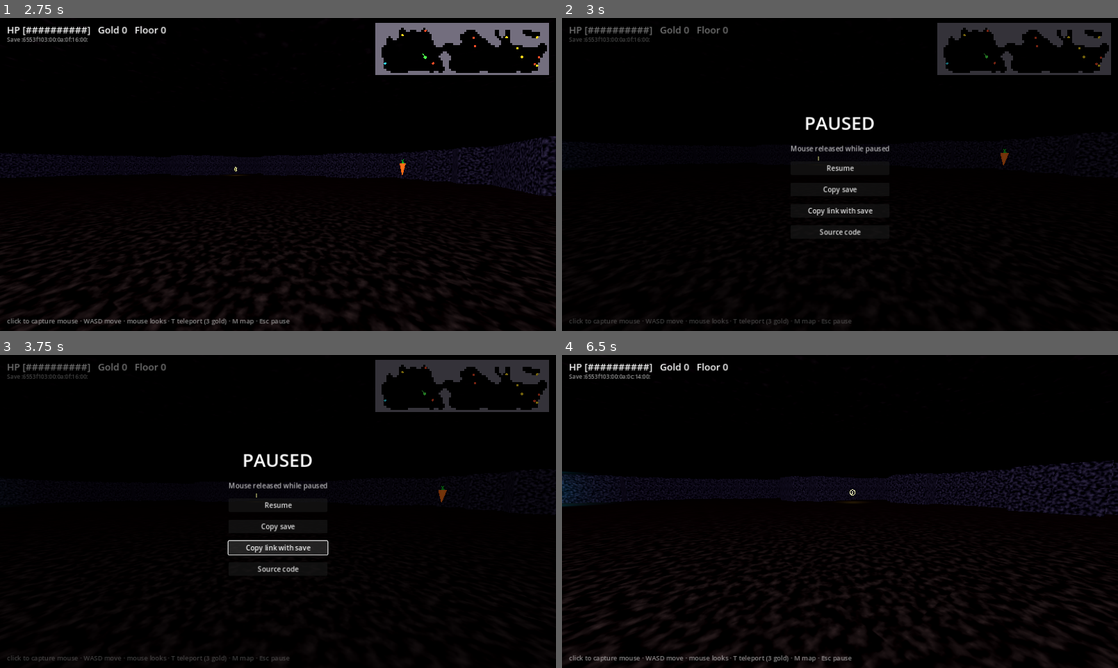
Above: before the commit, frames 1-4 (two rows, left to right).
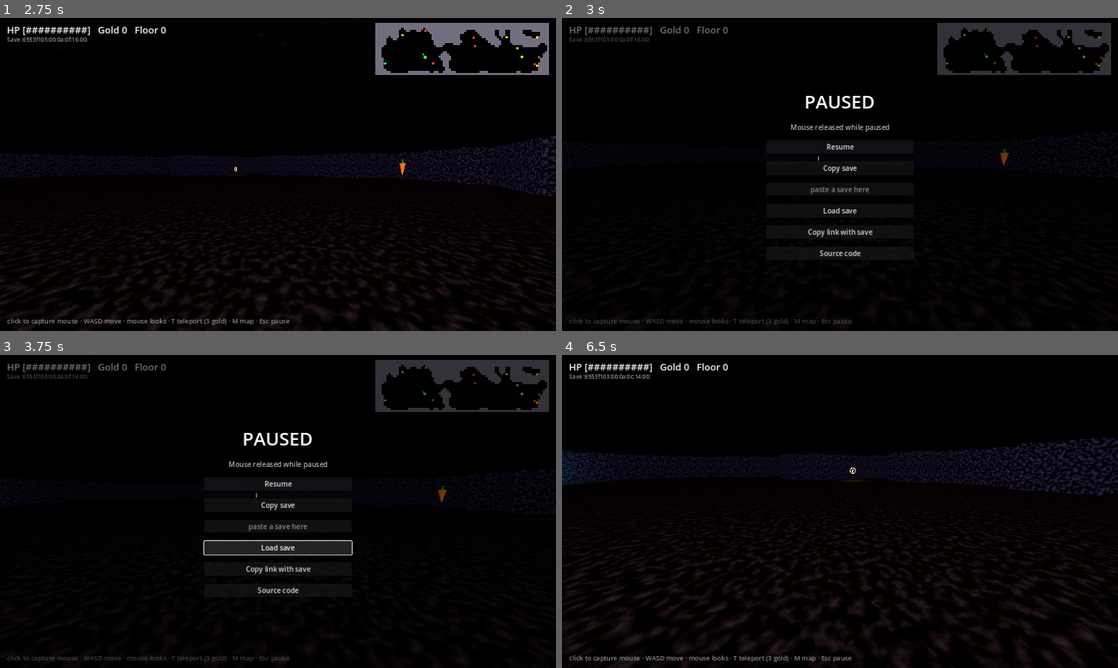
Above: after the commit, the same moments.

Repository: adipascu/carrot-crawler-3d
Game: Godot game, scene res://main.tscn
Two runs of this game, one before a commit and one after it. Both use one fixed random seed, a clock stepped at 60 frames per second and the inputs below.
Inputs (mouse positions are in pixels of both pictures, inside the frame that each line leads up to):
- Up to frame 1 (2.75 s): tap Enter at 0.5, 1.25, 2 s; move the mouse to (400, 158) at 0.52 s; hold D 0.53-1.28 s; tap P at 0.6 s; click (400, 158) at 0.67 s; move the mouse to (250, 174) at 1.27 s; hold W from 1.28 s (still down); tap T at 1.35 s; move the mouse to (289, 168) at 2.02 s; tap M at 2.1 s
- Up to frame 2 (3 s): keep holding W; tap Enter at 2.75 s; move the mouse to (834, 180) at 2.77 s; tap P at 2.85 s
- Up to frame 3 (3.75 s): release W at 3.5 s; click (278, 549) at 3.5 s, where only the run after the commit has a clickable "Load save"
- Up to frame 4 (6.5 s): click "Resume" at 4.25 s; tap Enter at 5, 5.75 s; move the mouse to (878, 514) at 5.02 s; hold W from 5.03 s (still down); tap T at 5.1 s; move the mouse to (795, 508) at 5.77 s; tap M at 5.85 s

Frame 1 is identical in both runs. In frame 2, 1.5% of the frame differs, in the area x 41-59%, y 24-77%; in frame 3, 1.9%; in frame 4, 8.0%, in the area x 0-100%, y 26-100%.

Commit message:
Add live save fields with copy and robust paste-to-load

Diff:
--- a/godot3d/main.gd
+++ b/godot3d/main.gd
@@ -98,6 +98,16 @@
 	loaded_row = clampi(f[3], 1, ROWS - 1)
 	loaded_col = clampi(f[4], 0, L - 1)
 	money = f[5]
+	return true
+
+
+func apply_save(s: String) -> bool:
+	if not _load_save(s):
+		return false
+	gens = 1
+	gen()
+	build_level()
+	_place_player(loaded_row * L + loaded_col)
 	return true
 
 
@@ -921,6 +931,19 @@
 	cp.text = "Copy save"
 	cp.pressed.connect(func(): DisplayServer.clipboard_set(save_token()))
 	panel.get_node("vbox").add_child(cp)
+	var paste := LineEdit.new()
+	paste.placeholder_text = "paste a save here"
+	paste.select_all_on_focus = true
+	paste.custom_minimum_size = Vector2(340, 0)
+	paste.alignment = HORIZONTAL_ALIGNMENT_CENTER
+	panel.get_node("vbox").add_child(paste)
+	var ld := Button.new()
+	ld.text = "Load save"
+	ld.pressed.connect(func():
+		if apply_save(paste.text):
+			paste.text = ""
+			set_paused(false))
+	panel.get_node("vbox").add_child(ld)
 	var cl := Button.new()
 	cl.text = "Copy link with save"
 	cl.pressed.connect(func(): DisplayServer.clipboard_set(
@@ -972,6 +995,10 @@
 			foe.global_position.distance_to(foe_pos) < 0.001])
 	checks.append(["no damage while paused", health == hp0])
 	set_paused(false)
+	checks.append(["apply_save imports", apply_save(":1:00:0a:0c:28:00:")
+			and seed_v == 1 and depth == 0
+			and int(player.position.z / CELL) == 12
+			and int(player.position.x / CELL) == 40])
 	damage(99)
 	checks.append(["death ends game", ended and end_title.text == "EATEN BY CARROTS"])
 	get_tree().paused = false
Not shown, changed: web/original/index.html
Not shown, changed: web/shim/curses_shim.c
Not shown, changed: web/terminal3d/index.html
